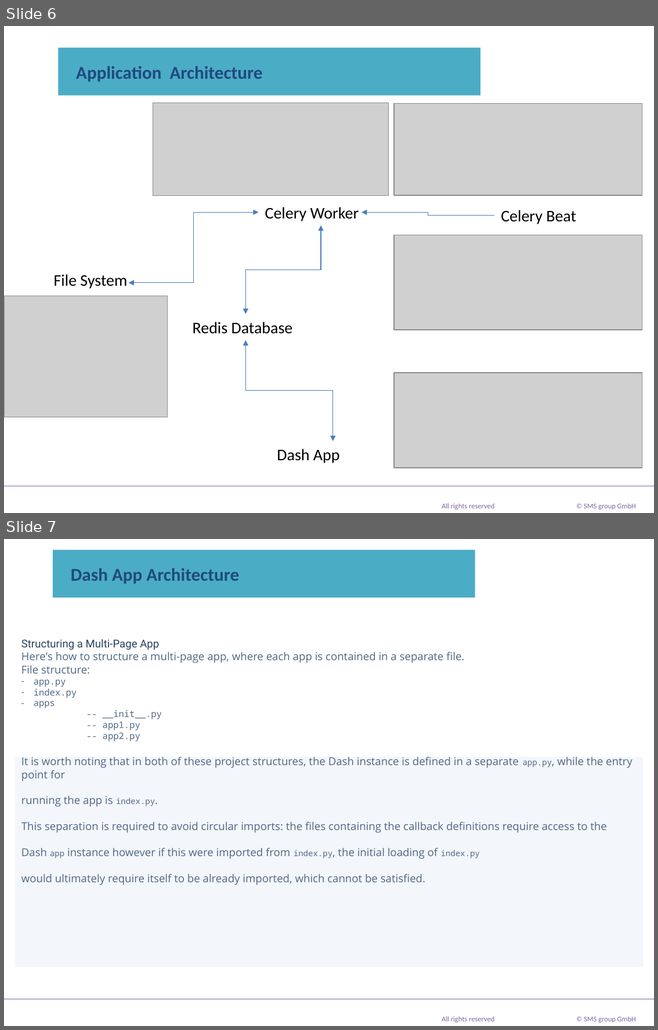
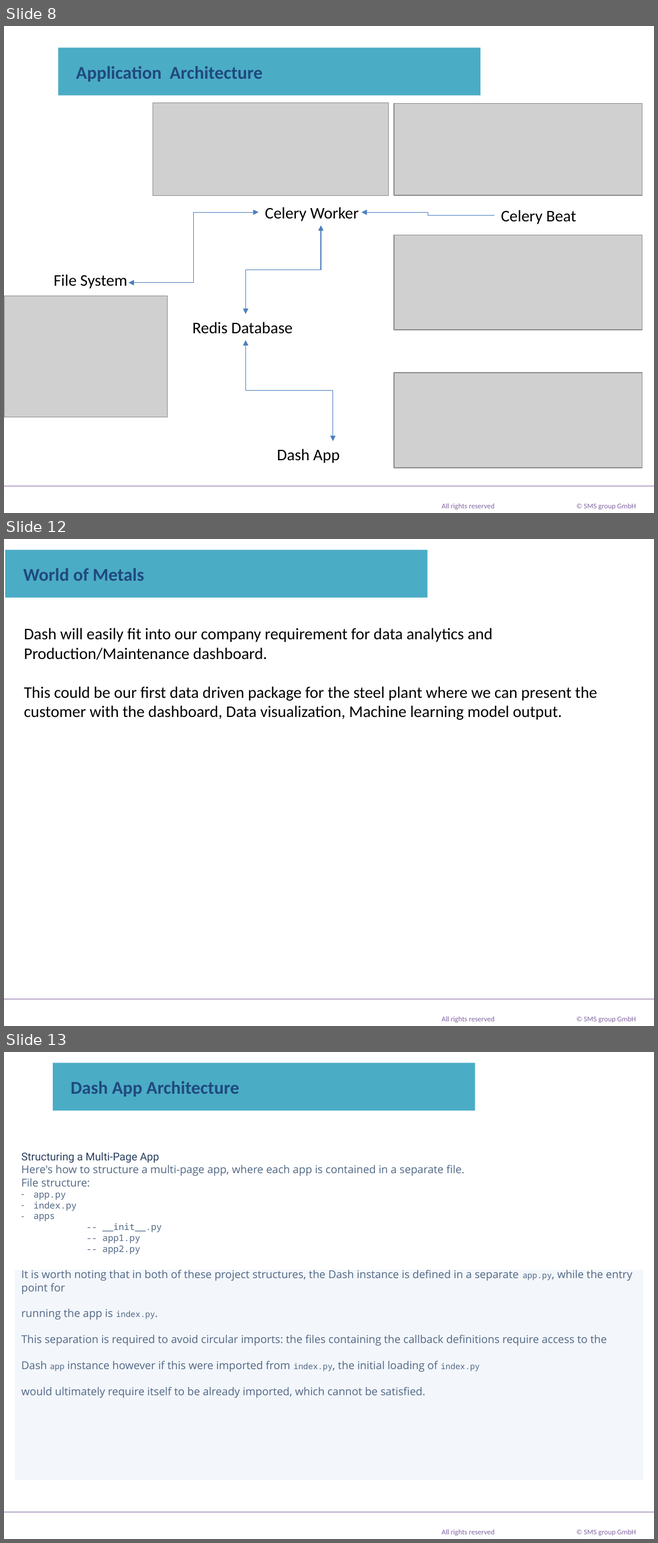
Before and after one commit to mrmanishprasadroy/Dash_Monitoring_Tool, a slide deck: PlotlyDashboard.pptx. Shown one above the other, each under a label of ours: slides 6 and 7 before the commit, slides 8, 12 and 13 after it; the slides between them are not shown. The pictures are 658x1030 and 658x1543 pixels, drawn with LibreOffice and Linux fonts; fonts in the diff are those of the drawing; grey boxes stand for pictures; background and template pictures are left out. Boxes give left, top, right and bottom in pixels: in the first picture for what was removed or moved away, otherwise in the second. Text is boxed around its words. In the diff, an @@ line names an element or a change of style, - is before the commit and + after.

```diff
--- a/PlotlyDashboard.pptx
+++ b/PlotlyDashboard.pptx
@@ slide 12 added at [4,539,654,1026], background #FFFFFF; not listed: 3 template elements that a slide beside it also shows @@
@@ title added at [5,550,427,598], fill #4BACC6, 20 pt, text #1F497D, bold @@
+World of Metals
@@ text added at [24,628,597,720], 18 pt, text #000000 @@
+Dash will easily fit into our company requirement for data analytics and Production/Maintenance dashboard.
+This could be our first data driven package for the steel plant where we can present the customer with the dashboard, Data visualization, Machine learning model output.
@@ what was slide 6 is now slide 8 @@
@@ what was slide 7 is now slide 13 @@
```
Also in this commit, not shown: 3 slides changed, 6 other slides added, 6 slides removed, 51 other files.
